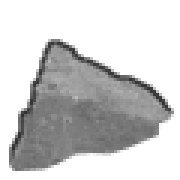
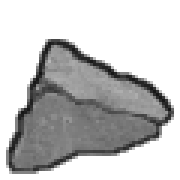
Layers edited between the first and the second 180 × 180 image:
painted on "line" over (x1=6, y1=39, x2=174, y2=174)
